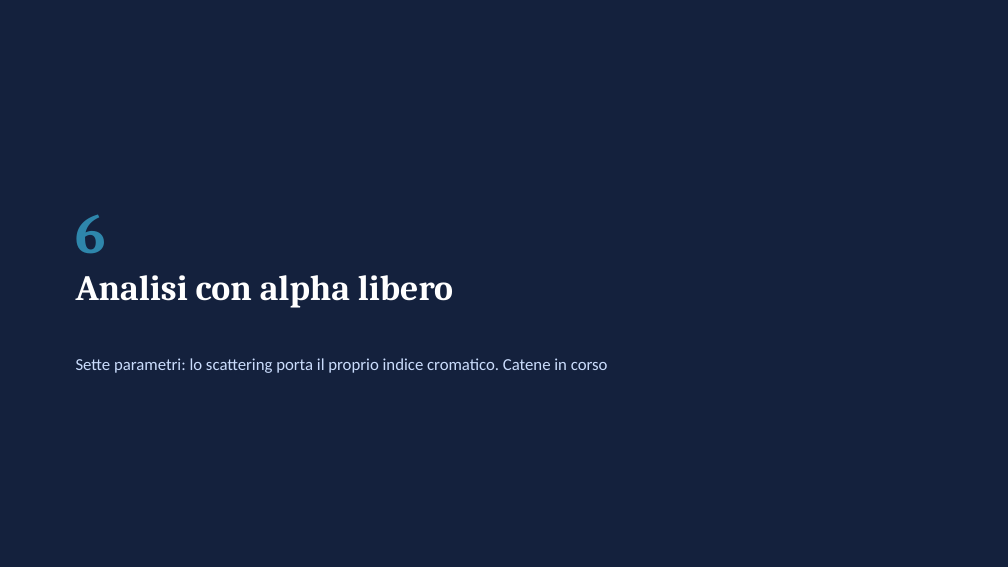
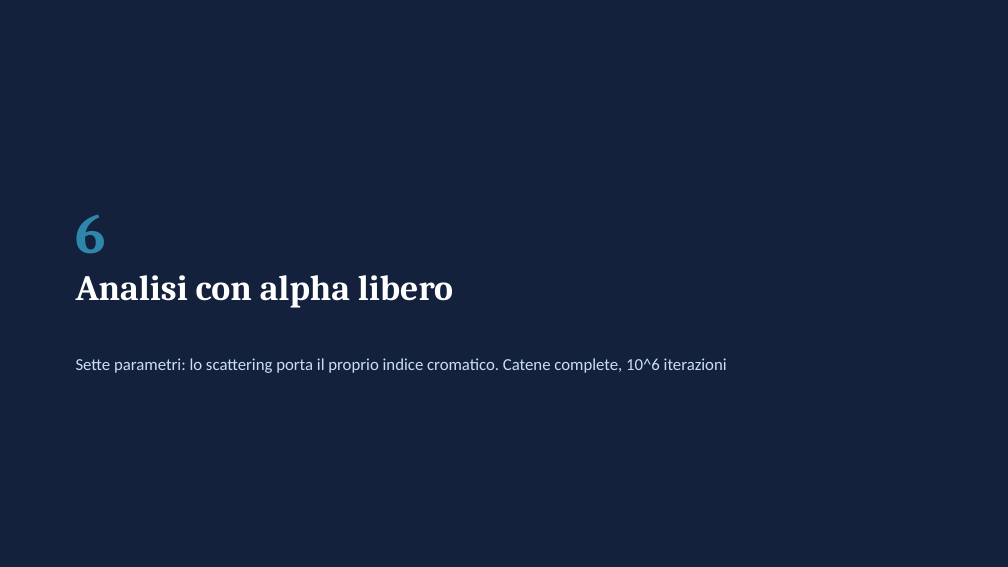
Before and after one commit to caivanolorenzo35-design/Tesi-PTA, a slide deck: slide 29 of Tesi_J1640_grafici.pptx. Drawn at 1008x567 pixels with LibreOffice and Linux fonts; fonts in the diff are those of the drawing. Boxes give left, top, right and bottom in pixels: in the first picture for what was removed or moved away, otherwise in the second. Text is boxed around its words. In the diff, an @@ line names an element or a change of style, - is before the commit and + after.

Commit message:
Band noise: simulazioni a 50 componenti, sezioni 40 vs 50 nei notebook 16-18, modello a 8 parametri (notebook 19 sim, 20 reali)

```diff
--- a/Tesi_J1640_grafici.pptx
+++ b/Tesi_J1640_grafici.pptx
@@ text at (x1=76, y1=358, x2=727, y2=373): text changed @@
-Sette parametri: lo scattering porta il proprio indice cromatico. Catene in corso
+Sette parametri: lo scattering porta il proprio indice cromatico. Catene complete, 10^6 iterazioni
```
Also in this commit, not shown: 5 other slides changed, 2 slides added, 2 slides removed, 59 other files.
